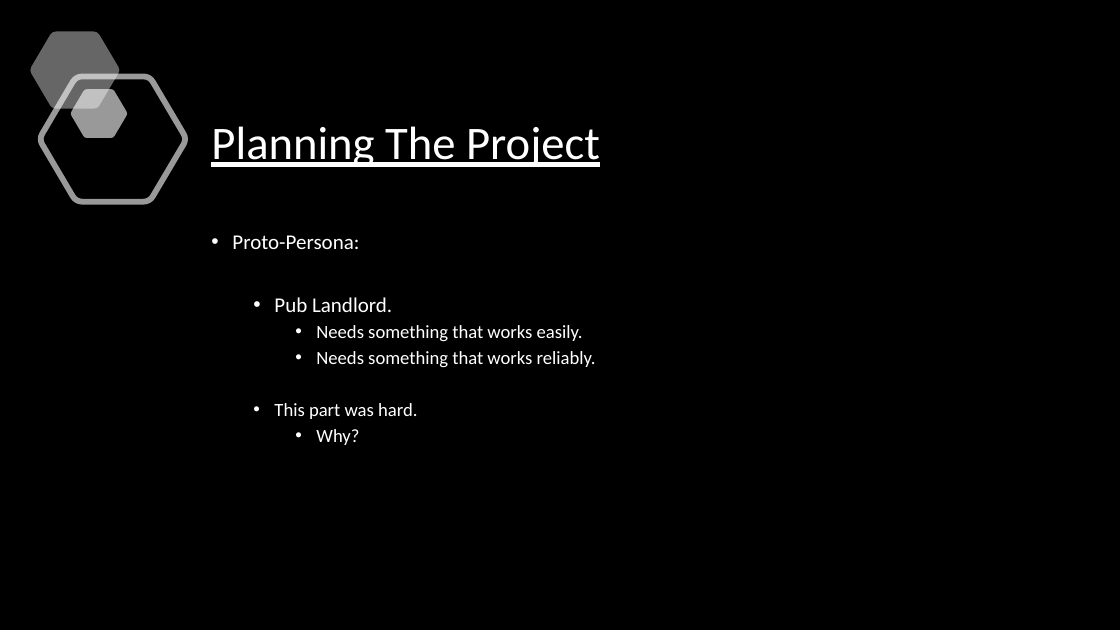
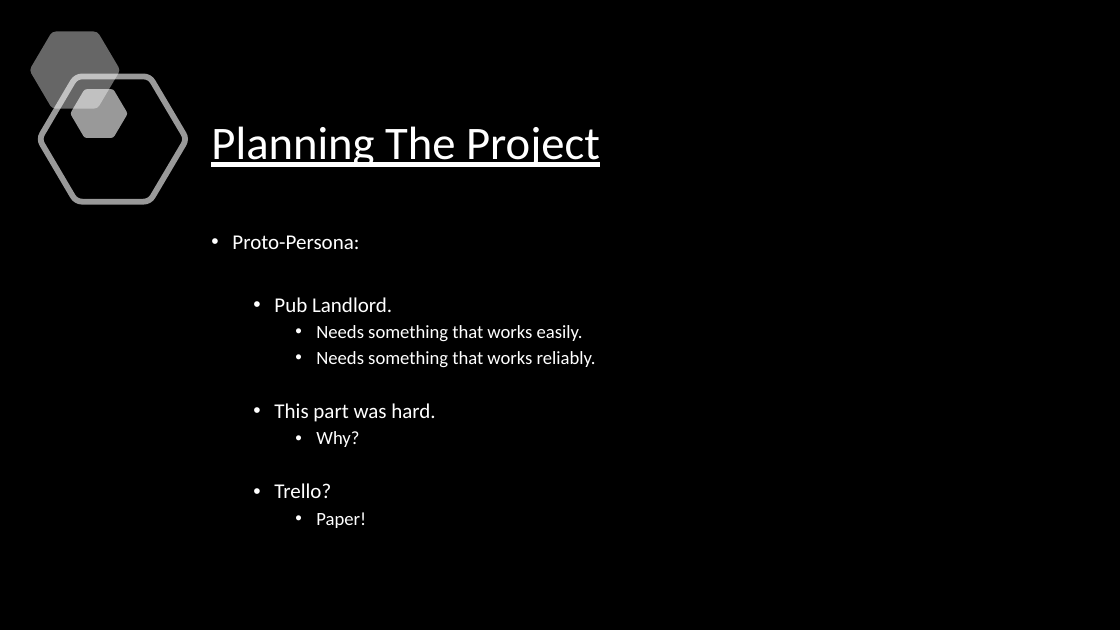
Before and after one commit to Dougmac21/QuizzR, a slide deck: slide 5 of pub_quiz_app/_documentation/Project Presentation.pptx. Drawn at 1120x630 pixels with LibreOffice and Linux fonts; fonts in the diff are those of the drawing; background and template pictures are left out. Boxes give left, top, right and bottom in pixels: in the first picture for what was removed or moved away, otherwise in the second. Text is boxed around its words. In the diff, an @@ line names an element or a change of style, - is before the commit and + after.

```diff
--- a/pub_quiz_app/_documentation/Project Presentation.pptx
+++ b/pub_quiz_app/_documentation/Project Presentation.pptx
@@ text at (274, 403, 435, 422): size 16 to 18 pt in "This part was hard." @@
@@ text at (274, 483, 366, 528): paragraphs added @@
+  • Trello?
+    • Paper!
```
Also in this commit, not shown: 6 other slides changed, 1 slide added, 3 other files.
